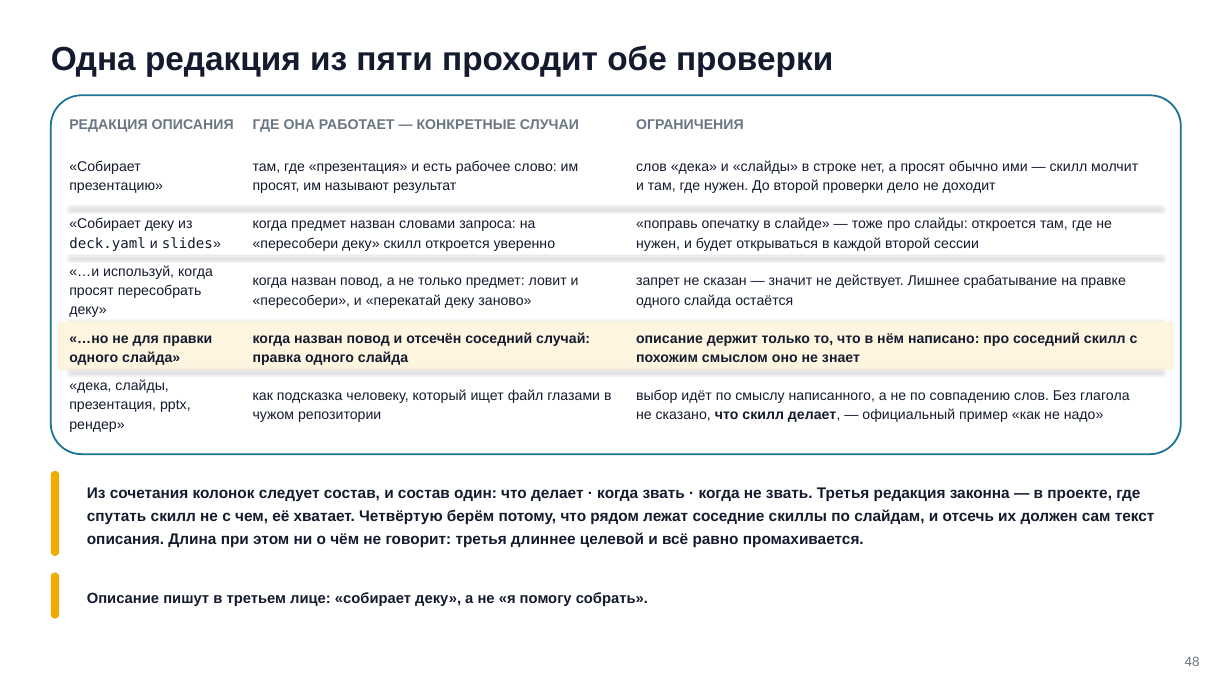
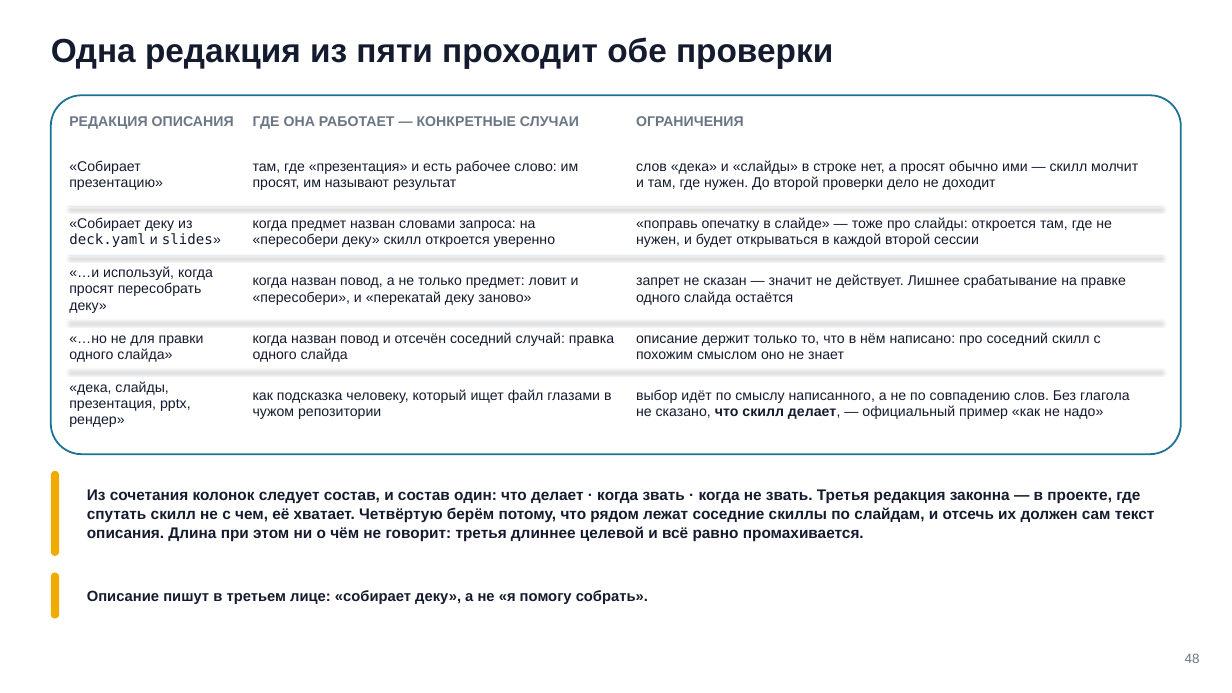
Before and after one commit to tellina-study/AI-usage-lessons, a slide deck: slide 48 of library/seminars/sem-05/rendered/sem-05.pptx. Drawn at 1232x693 pixels with LibreOffice and Linux fonts; fonts in the diff are those of the drawing. Boxes give left, top, right and bottom in pixels: in the first picture for what was removed or moved away, otherwise in the second. Text is boxed around its words. In the diff, an @@ line names an element or a change of style, - is before the commit and + after.

Commit message:
Недомерка межстрочного снята: шаг строки сошёлся с меркой, пять расхождений рендера закрылись сами #211

```diff
--- a/library/seminars/sem-05/rendered/sem-05.pptx
+++ b/library/seminars/sem-05/rendered/sem-05.pptx
@@ text "Одна редакция из пяти проходит ..." at (x1=51, y1=37, x2=833, y2=69): line spacing 1.14 to 29.6pt @@
@@ line spacing 1.1 to 12.1pt in 3 elements at (x1=69, y1=116, x2=234, y2=129), (x1=253, y1=116, x2=579, y2=129), (x1=636, y1=116, x2=744, y2=126) @@
@@ rounded rectangle removed at (x1=57, y1=322, x2=1175, y2=371) @@
@@ bold off; line spacing 1.15 to 12.6pt in 3 elements at (x1=69, y1=335, x2=204, y2=362), (x1=253, y1=332, x2=614, y2=362), (x1=636, y1=332, x2=1101, y2=359) @@
@@ line spacing 1.15 to 12.6pt in 12 elements at (x1=69, y1=160, x2=163, y2=190), (x1=253, y1=160, x2=579, y2=190), (x1=636, y1=160, x2=1138, y2=190), (x1=69, y1=217, x2=221, y2=247), (x1=253, y1=220, x2=555, y2=247), (x1=636, y1=217, x2=1112, y2=247), (x1=69, y1=266, x2=213, y2=313), (x1=253, y1=277, x2=579, y2=305), (x1=636, y1=274, x2=1126, y2=305), (x1=69, y1=381, x2=191, y2=427), (x1=253, y1=389, x2=611, y2=419), (x1=636, y1=389, x2=1129, y2=419) @@
@@ text "Из сочетания колонок следует состав, ..." at (x1=87, y1=489, x2=1155, y2=542): line spacing 1.24 to 14.9pt @@
@@ text "Описание пишут в третьем лице: ..." at (x1=87, y1=590, x2=648, y2=604): line spacing 1.24 to 14.3pt @@
@@ text "48" at (x1=1185, y1=653, x2=1200, y2=663): line spacing 1.18 to 12.4pt @@
```
Also in this commit, not shown: 67 other slides changed, 11 other files.
